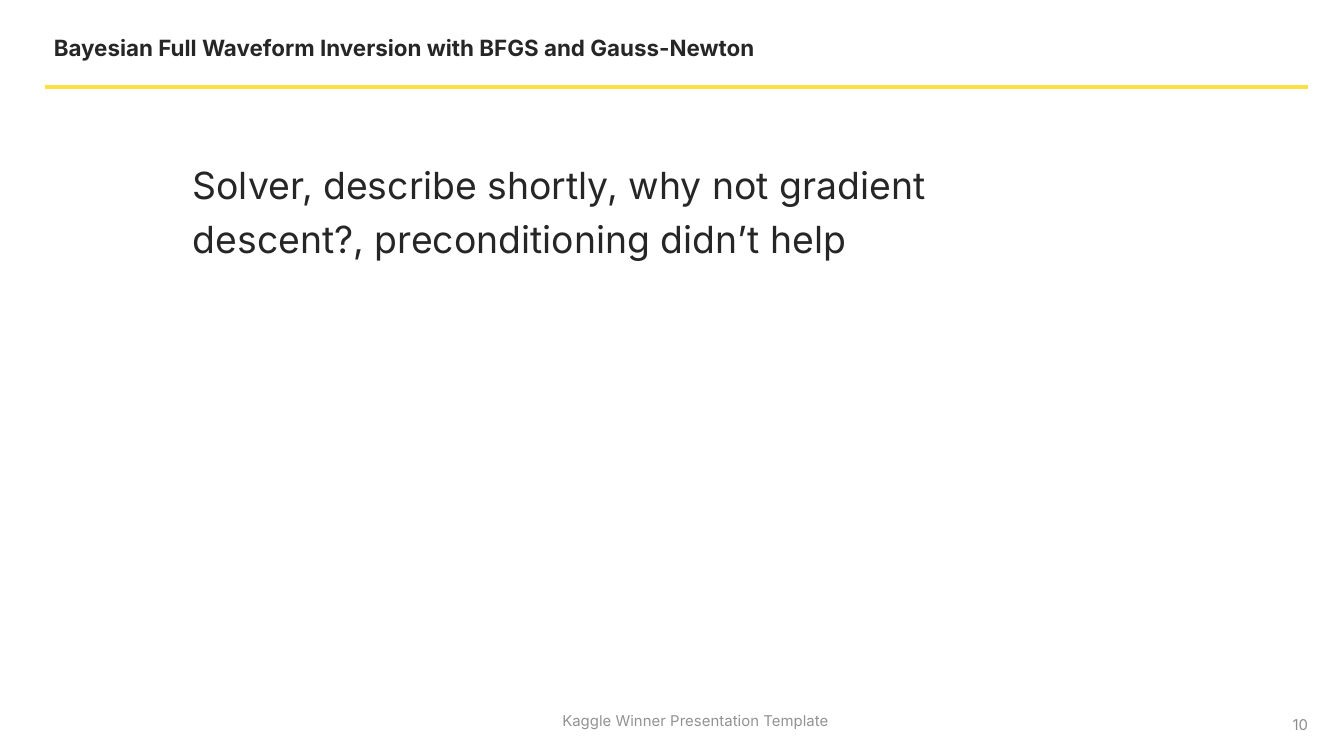
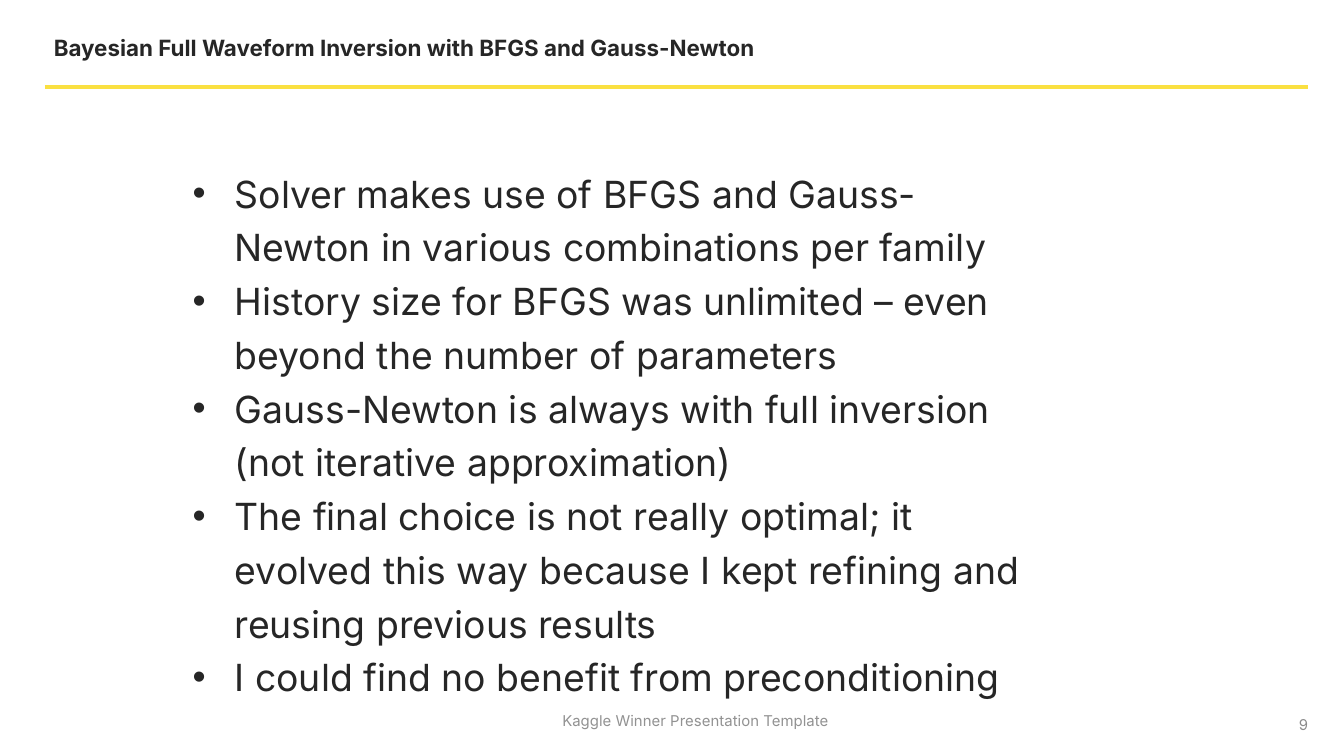
Before and after one commit to jcottaar/seismic, a slide deck: slide 9 of Kaggle Winner Call Jeroen Cottaar.pptx (slide 10 before the commit). Drawn at 1344x756 pixels with LibreOffice and Linux fonts; fonts in the diff are those of the drawing; background and template pictures are left out. Boxes give left, top, right and bottom in pixels: in the first picture for what was removed or moved away, otherwise in the second. Text is boxed around its words. In the diff, an @@ line names an element or a change of style, - is before the commit and + after.

```diff
--- a/Kaggle Winner Call Jeroen Cottaar.pptx
+++ b/Kaggle Winner Call Jeroen Cottaar.pptx
@@ text removed at (193, 171, 926, 261) @@
-Solver, describe shortly, why not gradient descent?, preconditioning didn’t help
@@ text added at (235, 179, 1019, 699), 20 pt, text #262626 @@
+• Solver makes use of BFGS and Gauss-Newton in various combinations per family
+• History size for BFGS was unlimited – even beyond the number of parameters
+• Gauss-Newton is always with full inversion (not iterative approximation)
+• The final choice is not really optimal; it evolved this way because I kept refining and reusing previous results
+• I could find no benefit from preconditioning
@@ page number at (1299, 719, 1308, 730): text changed @@
-10
+9
```
Also in this commit, not shown: 4 other slides changed, 1 slide added, 2 slides removed.
